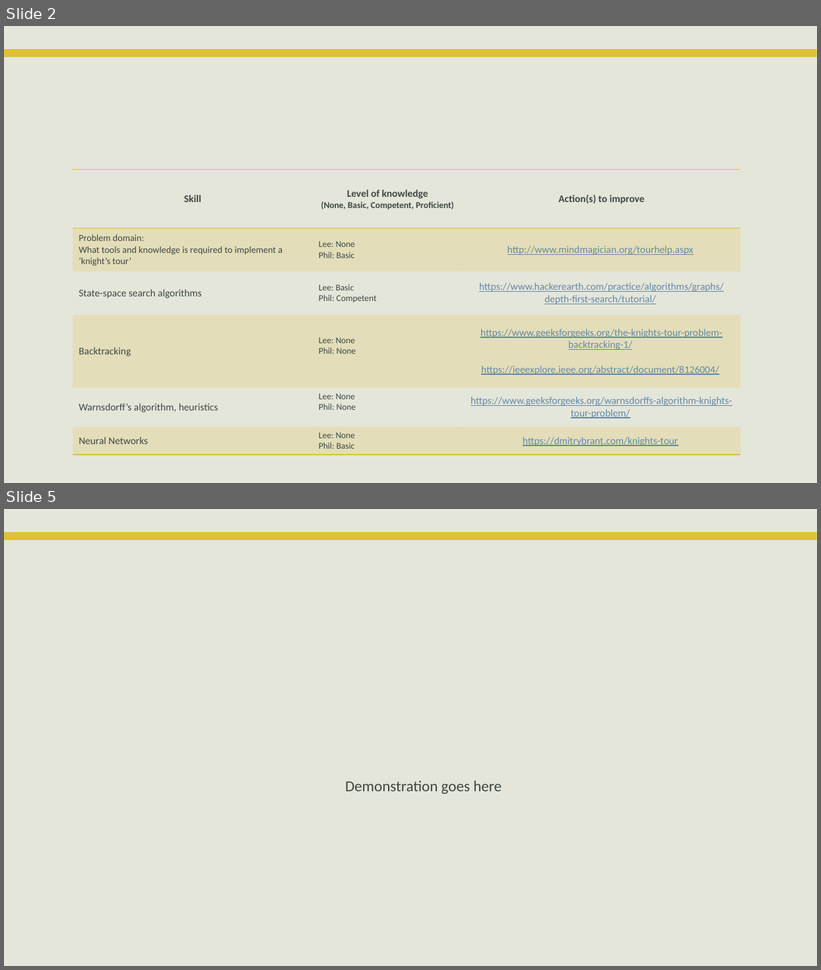
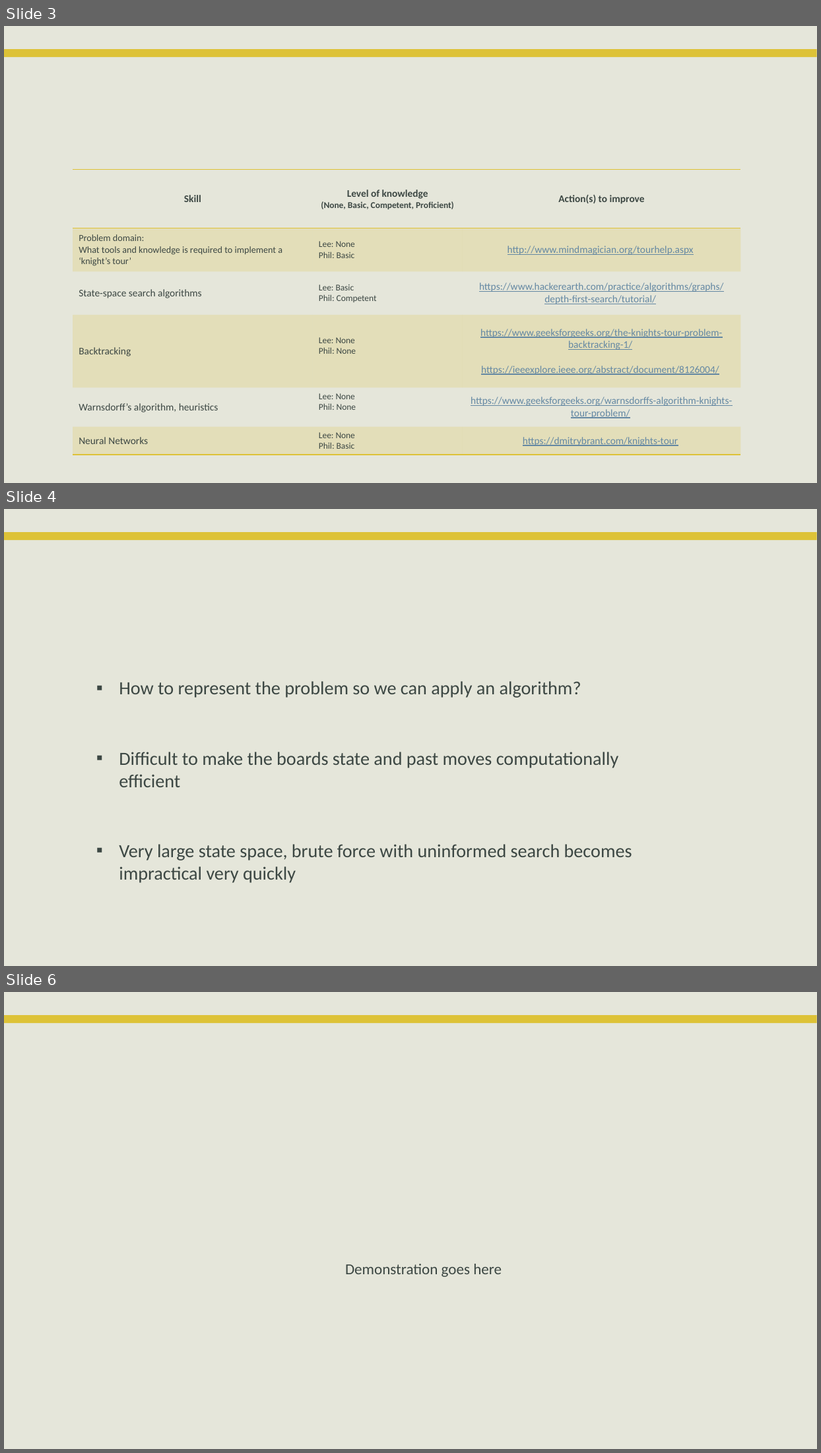
Before and after one commit to PhilipCastiglione/SIT215_PBL2, a slide deck: PST_2.pptx. Shown one above the other, each under a label of ours: slides 2 and 5 before the commit, slides 3, 4 and 6 after it; the slides between them are not shown. The pictures are 821x970 and 821x1453 pixels, drawn with LibreOffice and Linux fonts; fonts in the diff are those of the drawing; background and template pictures are left out. Boxes give left, top, right and bottom in pixels: in the first picture for what was removed or moved away, otherwise in the second. Text is boxed around its words. In the diff, an @@ line names an element or a change of style, - is before the commit and + after.

```diff
--- a/PST_2.pptx
+++ b/PST_2.pptx
@@ slide 4 added at (4,509,817,966), background #E5E6DA; not listed: 1 template element that a slide beside it also shows @@
@@ title added at (89,540,732,631), 30 pt, text #E5E6DA @@
+Solution Challenges
@@ text added at (119,681,632,883), 22 pt, text #3C4743 @@
+▪ How to represent the problem so we can apply an algorithm?
+▪ Difficult to make the boards state and past moves computationally efficient
+▪ Very large state space, brute force with uninformed search becomes impractical very quickly
@@ what was slide 2 is now slide 3 @@
@@ what was slide 5 is now slide 6 @@
```
Also in this commit, not shown: 4 slides changed, 1 other slide added, 5 slides removed.
